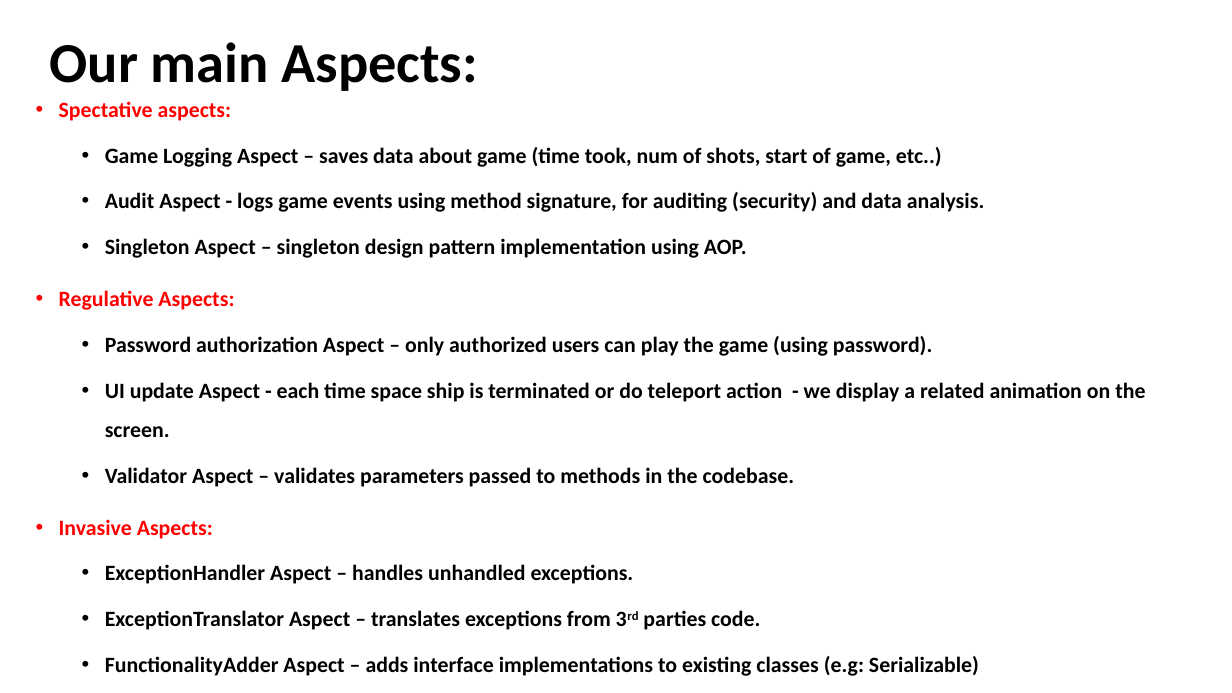
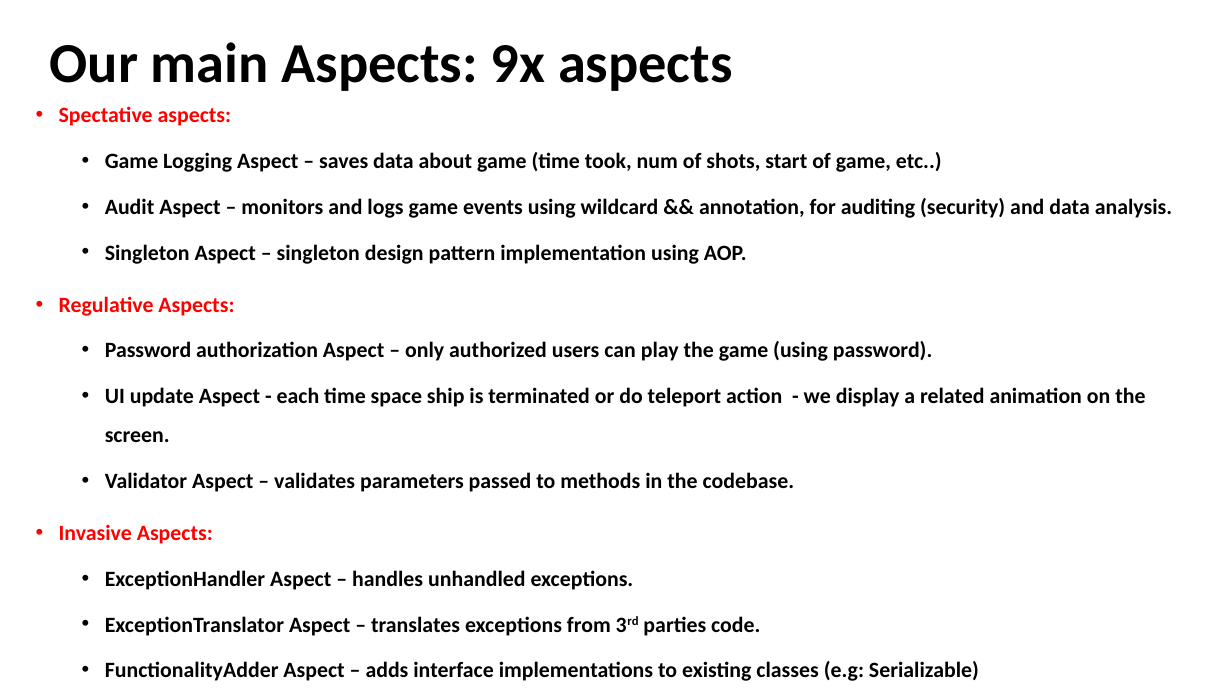
Before and after one commit to akotek/AOP, a slide deck: slide 6 of src/Final Project Presentation.pptx. Drawn at 1232x693 pixels with LibreOffice and Linux fonts; fonts in the diff are those of the drawing. Boxes give left, top, right and bottom in pixels: in the first picture for what was removed or moved away, otherwise in the second. Text is boxed around its words. In the diff, an @@ line names an element or a change of style, - is before the commit and + after.

```diff
--- a/src/Final Project Presentation.pptx
+++ b/src/Final Project Presentation.pptx
@@ title at (50, 42, 733, 91): text changed @@
-Our main Aspects:
+Our main Aspects: 9x aspects
@@ text at (105, 198, 1172, 218): text changed @@
-  • Audit Aspect - logs game events using method signature, for auditing (security) and data analysis.
+  • Audit Aspect – monitors and logs game events using wildcard && annotation, for auditing (security) and data analysis.
```
Also in this commit, not shown: 17 other slides changed, 6 slides added, 2 slides removed, 5 other files.
